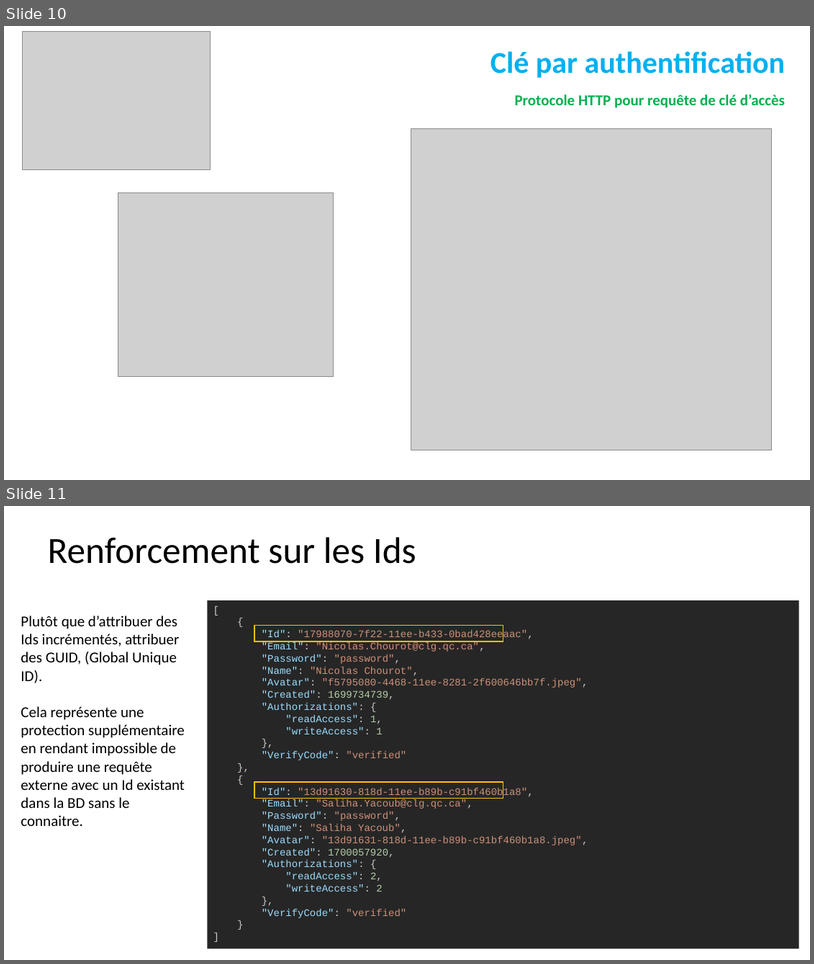
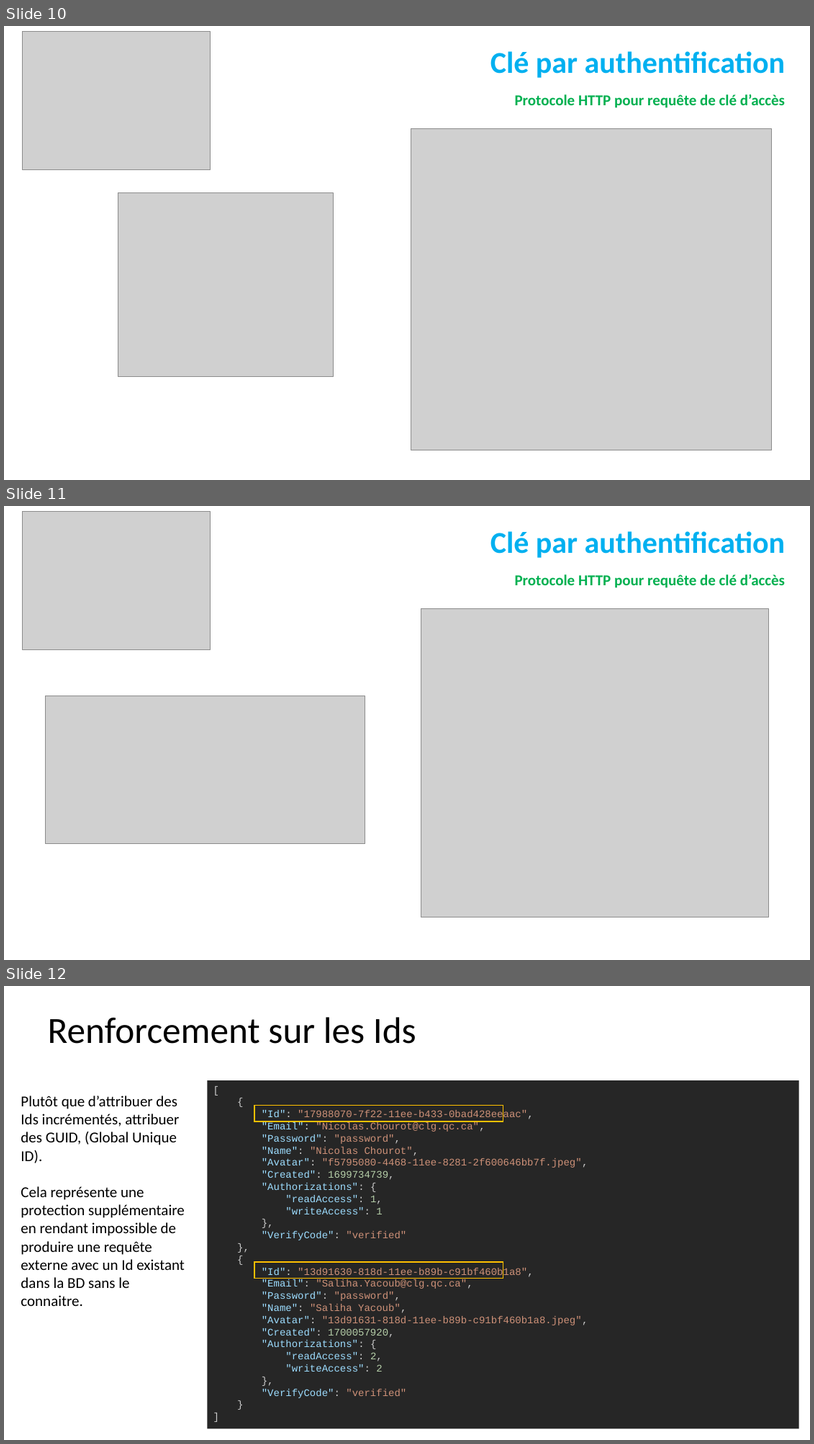
Before and after one commit to LucasRomanias/PFI_Node.js, a slide deck: Sécurité.pptx. Shown one above the other, each under a label of ours: slides 10 and 11 before the commit, slides 10, 11 and 12 after it. The pictures are 814x964 and 814x1444 pixels, drawn with LibreOffice and Linux fonts; fonts in the diff are those of the drawing; grey boxes stand for pictures. Boxes give left, top, right and bottom in pixels: in the first picture for what was removed or moved away, otherwise in the second. Text is boxed around its words. In the diff, an @@ line names an element or a change of style, - is before the commit and + after.

```diff
--- a/Sécurité.pptx
+++ b/Sécurité.pptx
@@ slide 11 added at (x1=4, y1=506, x2=810, y2=960), background #FFFFFF @@
@@ picture added at (x1=23, y1=512, x2=211, y2=649) @@
@@ text added at (x1=491, y1=531, x2=786, y2=558), 36 pt, text #00B0F0, bold @@
+Clé par authentification
@@ text added at (x1=515, y1=574, x2=785, y2=588), 18 pt, text #00B050, bold @@
+Protocole HTTP pour requête de clé d’accès
@@ picture added at (x1=422, y1=608, x2=769, y2=917) @@
@@ picture added at (x1=45, y1=696, x2=365, y2=844) @@
@@ what was slide 11 is now slide 12 @@
```
Also in this commit, not shown: 41 other files.
